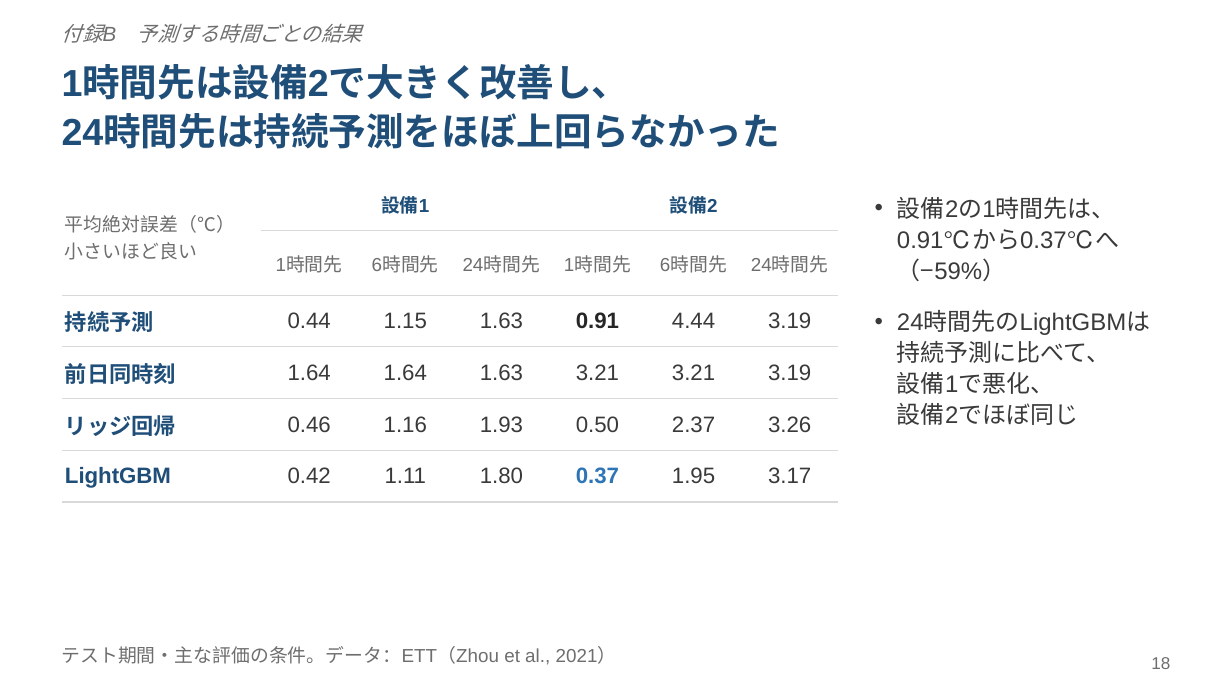
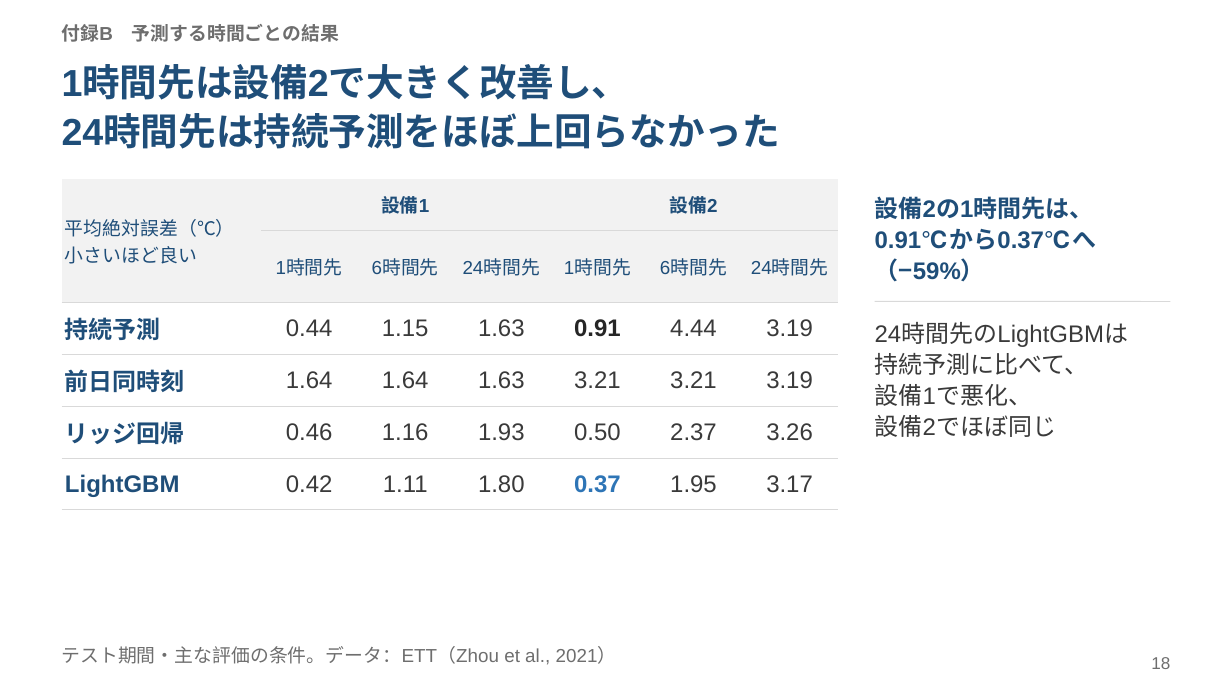
Before and after one commit to HJRKTNG/ett-oil-temperature-poc, a slide deck: slide 18 of reports/slides/ett_oil_temperature_poc.pptx. Drawn at 1232x693 pixels with LibreOffice and Linux fonts; fonts in the diff are those of the drawing. Boxes give left, top, right and bottom in pixels: in the first picture for what was removed or moved away, otherwise in the second. Text is boxed around its words. In the diff, an @@ line names an element or a change of style, - is before the commit and + after.

```diff
--- a/reports/slides/ett_oil_temperature_poc.pptx
+++ b/reports/slides/ett_oil_temperature_poc.pptx
@@ text "付録B 予測する時間ごとの結果" at (62,24,339,42): size 12 to 11 pt, bold on, italic off @@
@@ table at (62,179,838,501) @@
@@ fill none to #F2F2F2 in 9 cells @@
@@ text colour #6E6E6E to #1F4E79 in "平均絶対誤差（℃）", "小さいほど良い", "1時間先", "6時間先" and 4 more places @@
@@ size 13 to 14 pt in "持続予測", "0.44", "1.15", "1.63" and 24 more places @@
@@ text added at (875,196,1096,282), 14 pt, text #1F4E79, bold @@
+設備2の1時間先は、
+0.91℃から0.37℃へ
+（−59%）
@@ text at (897,197,1119,281): paragraphs removed @@
-• 設備2の1時間先は、
-  0.91℃から0.37℃へ（−59%）
@@ text "24時間先のLightGBMは": place and size @@
-text "24時間先のLightGBMは" at (897,197,1151,425)
+text "24時間先のLightGBMは" at (875,323,1129,437)
@@ text "24時間先のLightGBMは" at (875,323,1129,437): bullet • to none; bullet   to none; less space between paragraphs @@
@@ line added from (875, 302) to (1170, 302), #D9D9D9 0.5 pt @@
```
Also in this commit, not shown: 20 other slides changed, 4 other files.
